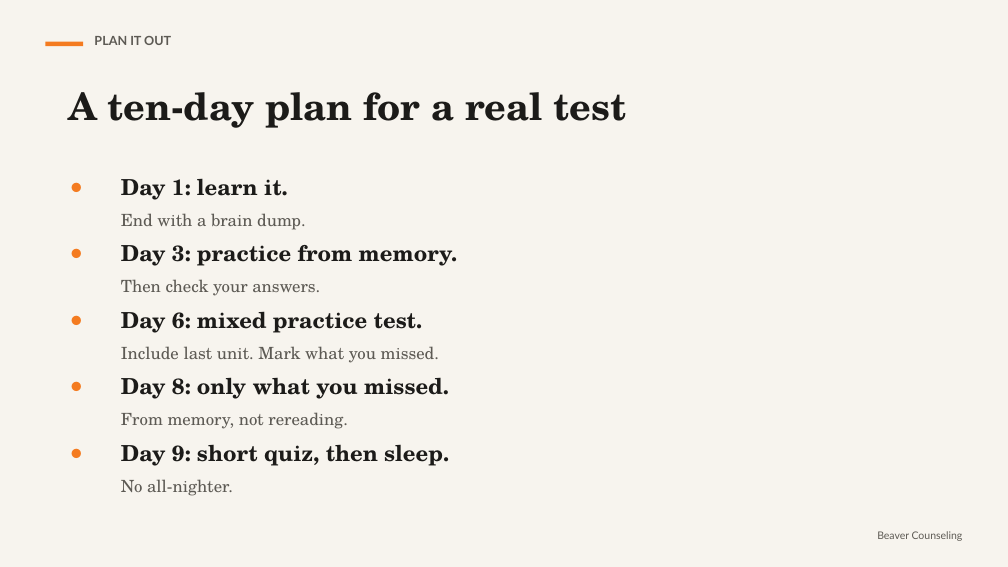
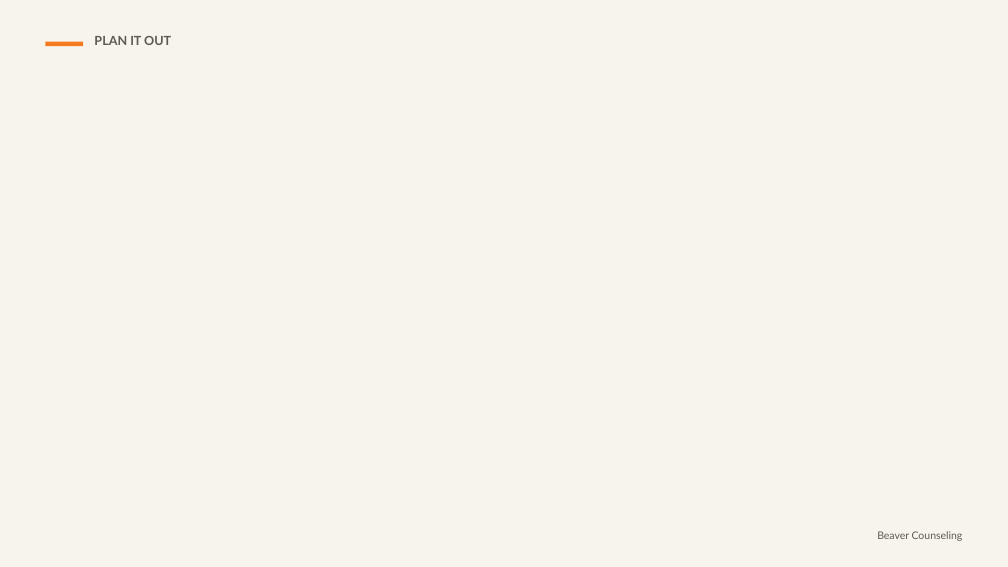
Before and after one commit to rmwtoolkit/bcds-toolkit, a slide deck: slide 23 of decks/study-smarter-not-longer-lesson-v2.pptx (slide 12 before the commit). Drawn at 1008x567 pixels with LibreOffice and Linux fonts; fonts in the diff are those of the drawing; background and template pictures are left out. Boxes give left, top, right and bottom in pixels: in the first picture for what was removed or moved away, otherwise in the second. Text is boxed around its words. In the diff, an @@ line names an element or a change of style, - is before the commit and + after.

```diff
--- a/decks/study-smarter-not-longer-lesson-v2.pptx
+++ b/decks/study-smarter-not-longer-lesson-v2.pptx
@@ text removed at (68,92,627,128) @@
-A ten-day plan for a real test
@@ text removed at (68,170,113,237) @@
-•
@@ text removed at (121,178,305,230) @@
-Day 1: learn it.
-End with a brain dump.
@@ text removed at (68,237,113,303) @@
-•
@@ text removed at (121,245,458,296) @@
-Day 3: practice from memory.
-Then check your answers.
@@ text removed at (68,303,113,370) @@
-•
@@ text removed at (121,311,439,363) @@
-Day 6: mixed practice test.
-Include last unit. Mark what you missed.
@@ text removed at (68,370,113,436) @@
-•
@@ text removed at (121,377,449,429) @@
-Day 8: only what you missed.
-From memory, not rereading.
@@ text removed at (68,436,113,503) @@
-•
@@ text removed at (121,444,449,496) @@
-Day 9: short quiz, then sleep.
-No all-nighter.
```
Also in this commit, not shown: 12 other slides changed, 16 slides added, 2 slides removed, 23 other files.
